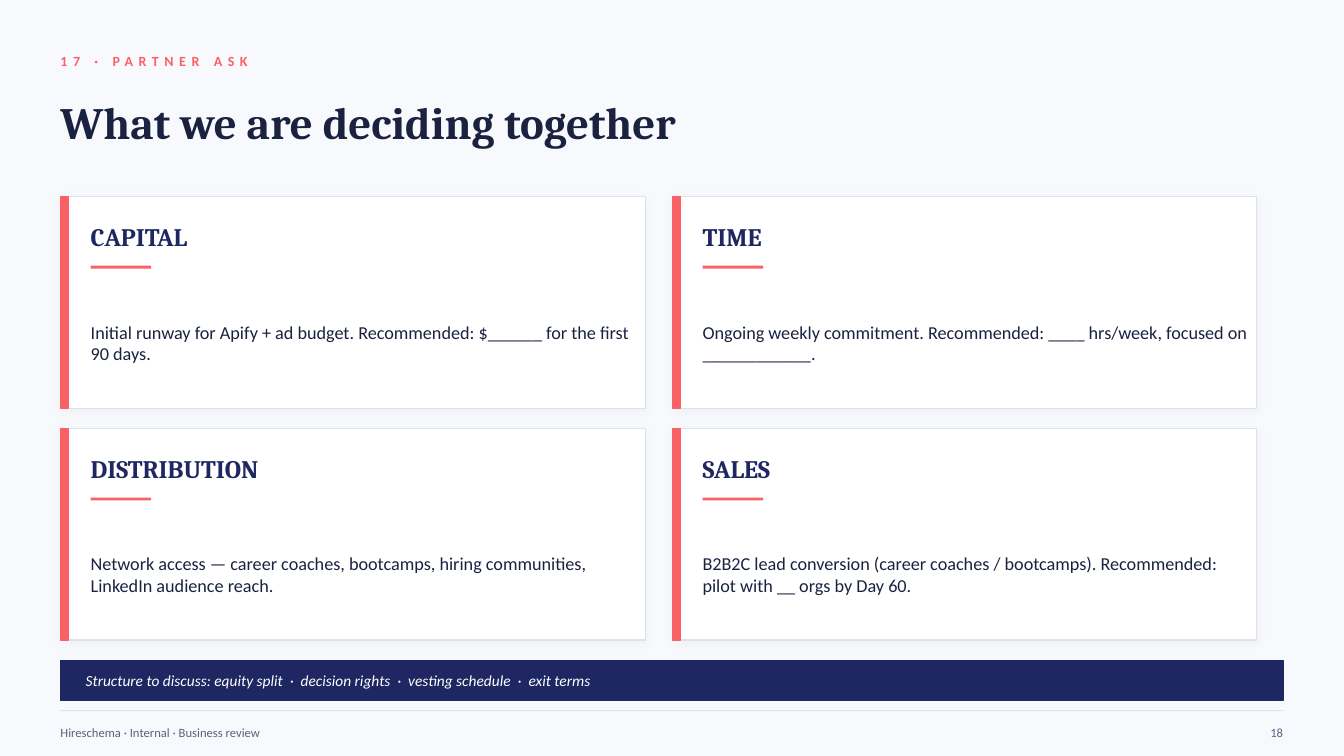
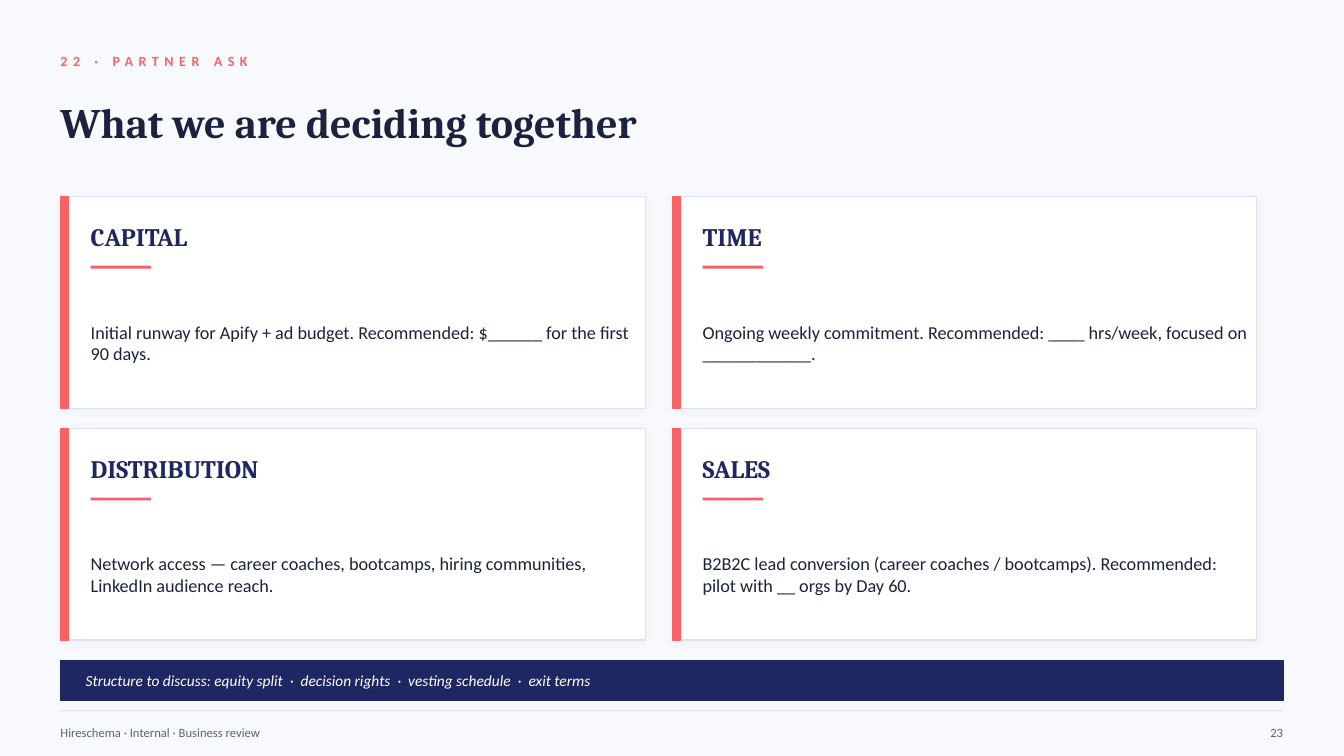
Before and after one commit to rupeshkumar-create/Hireloop, a slide deck: slide 23 of Hireschema-Business-Presentation.pptx (slide 18 before the commit). Drawn at 1344x756 pixels with LibreOffice and Linux fonts; fonts in the diff are those of the drawing. Boxes give left, top, right and bottom in pixels: in the first picture for what was removed or moved away, otherwise in the second. Text is boxed around its words. In the diff, an @@ line names an element or a change of style, - is before the commit and + after.

```diff
--- a/Hireschema-Business-Presentation.pptx
+++ b/Hireschema-Business-Presentation.pptx
@@ text at <box>60,57,248,66</box>: text changed @@
-17 · PARTNER ASK
+22 · PARTNER ASK
@@ text "What we are deciding together" at <box>60,108,637,148</box>: size 32 to 30 pt @@
@@ text at <box>1270,729,1283,737</box>: text changed @@
-18
+23
```
Also in this commit, not shown: 16 other slides changed, 7 slides added, 2 slides removed, 9 other files.
